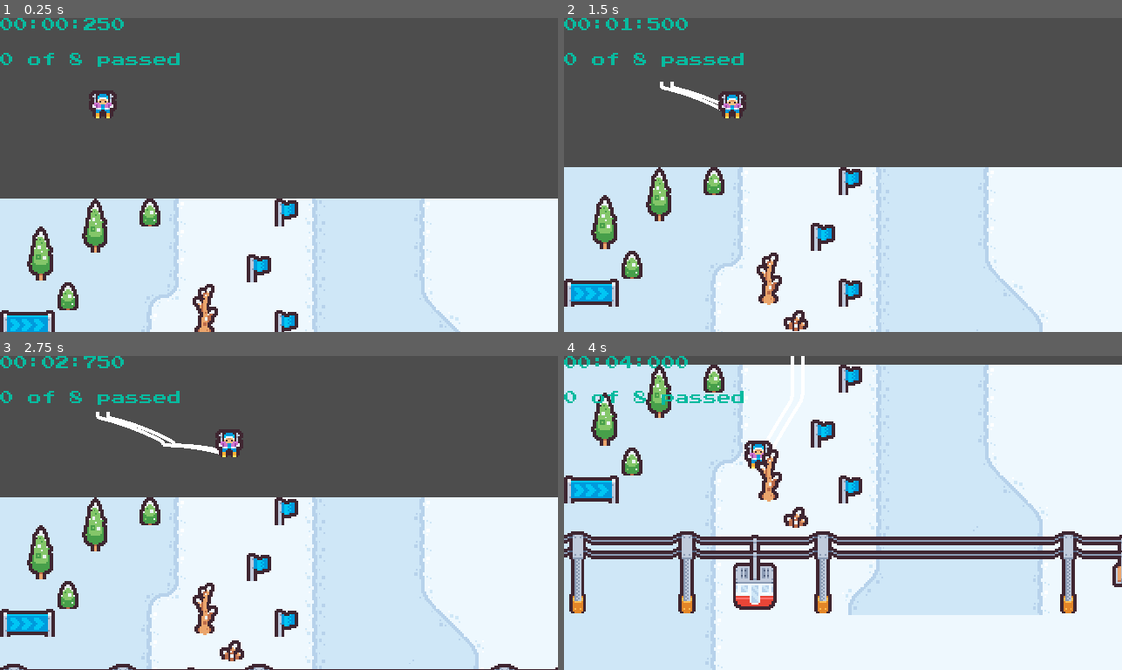
Above: before the commit, frames 1-4 (two rows, left to right).
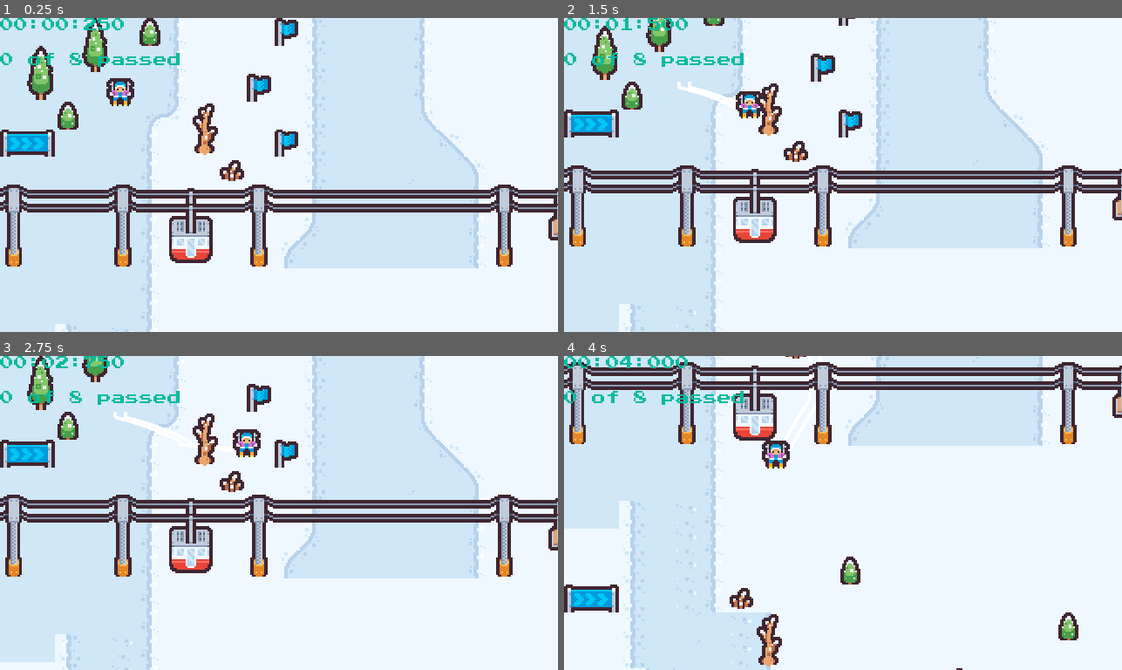
Above: after the commit, the same moments.

Repository: mkraenz/pixel-ski-paradise
Game: Godot game, scene res://World.tscn
Same seed, same stepped clock (60 frames per second), same inputs: the game is played once before the commit and once after it.
Inputs:
- Up to frame 1 (0.25 s): no input
- Up to frame 2 (1.5 s): hold D (move_right) 0.53-1.28 s; hold W (brake) from 1.28 s (still down)
- Up to frame 3 (2.75 s): release W (brake) at 2.03 s; hold D (move_right) from 2.03 s (still down)
- Up to frame 4 (4 s): release D (move_right) at 2.78 s; hold Down (accelerate) 2.78-3.53 s; hold A (move_left) from 3.53 s (still down)

The runs differ from the first frame. In frame 1, 74% of the frame differs, in the area x 0-100%, y 0-100%; in frame 2, 69%; in frame 3, 68%; in frame 4, 47%.

Commit message:
fix: stop time when goal reached

Diff:
--- a/World.tscn
+++ b/World.tscn
@@ -579,11 +579,12 @@
 layer_5/tile_data = PackedInt32Array()
 
 [node name="Player" parent="TileMap" instance=ExtResource("3_5oc1k")]
-position = Vector2(60.3699, -46.177)
+position = Vector2(70.6022, 51.1962)
 
 [node name="Camera2D" type="Camera2D" parent="TileMap/Player"]
 position = Vector2(0, 32)
 limit_left = 0
+limit_top = 0
 limit_right = 325
 position_smoothing_enabled = true
 position_smoothing_speed = 10.0
@@ -643,4 +644,4 @@
 script = ExtResource("6_ap5du")
 
 [node name="Goal" parent="." instance=ExtResource("7_db24a")]
-position = Vector2(-34, 1189)
+position = Vector2(-34, 1193)
--- a/ui/TotalTime.gd
+++ b/ui/TotalTime.gd
@@ -1,4 +1,6 @@
 extends Label
+
+@onready var eventbus := Eventbus
 
 var time_in_secs := 0.0
 var final_time_in_secs := -1.0
@@ -22,3 +24,9 @@
 	final_time_in_secs = time_in_secs
 	update_text(final_time_in_secs)
 	set_process(false)
+
+func _ready():
+	eventbus.connect('goal_reached', _on_goal_reached)
+
+func _on_goal_reached():
+	set_process(false)
